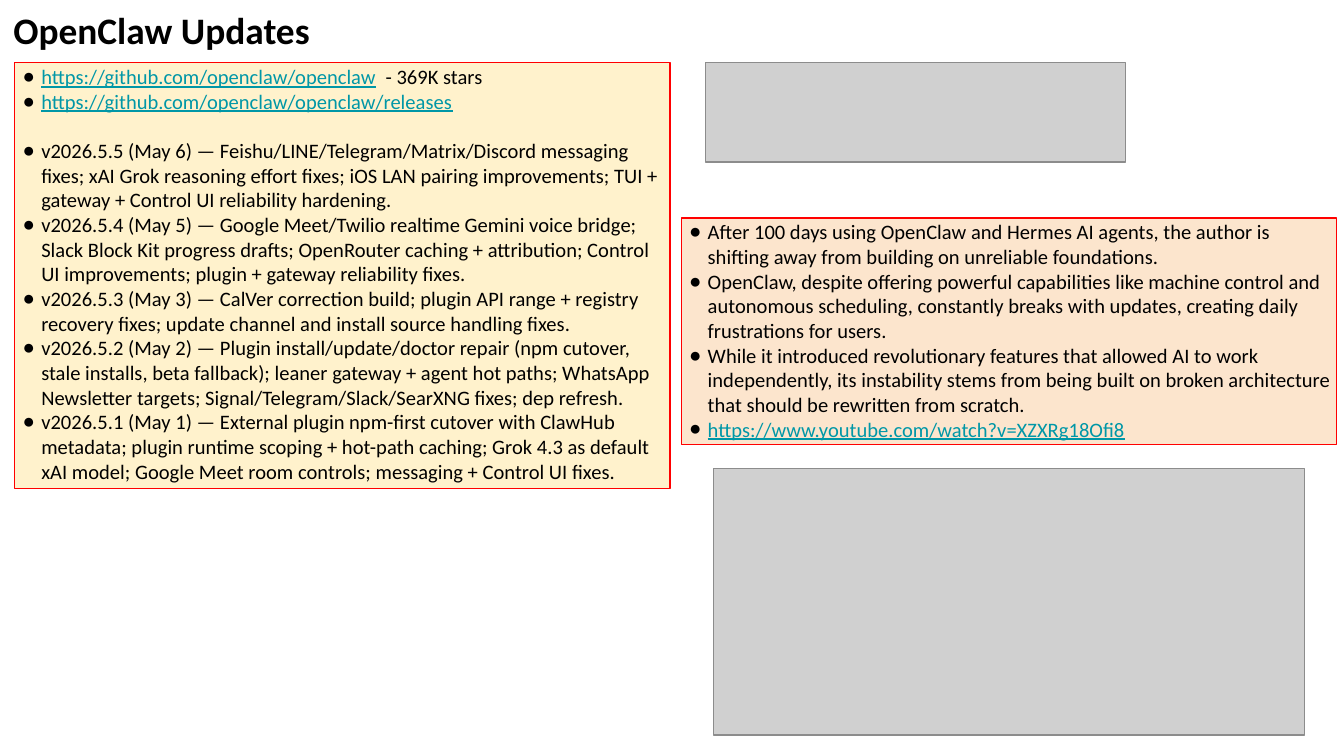
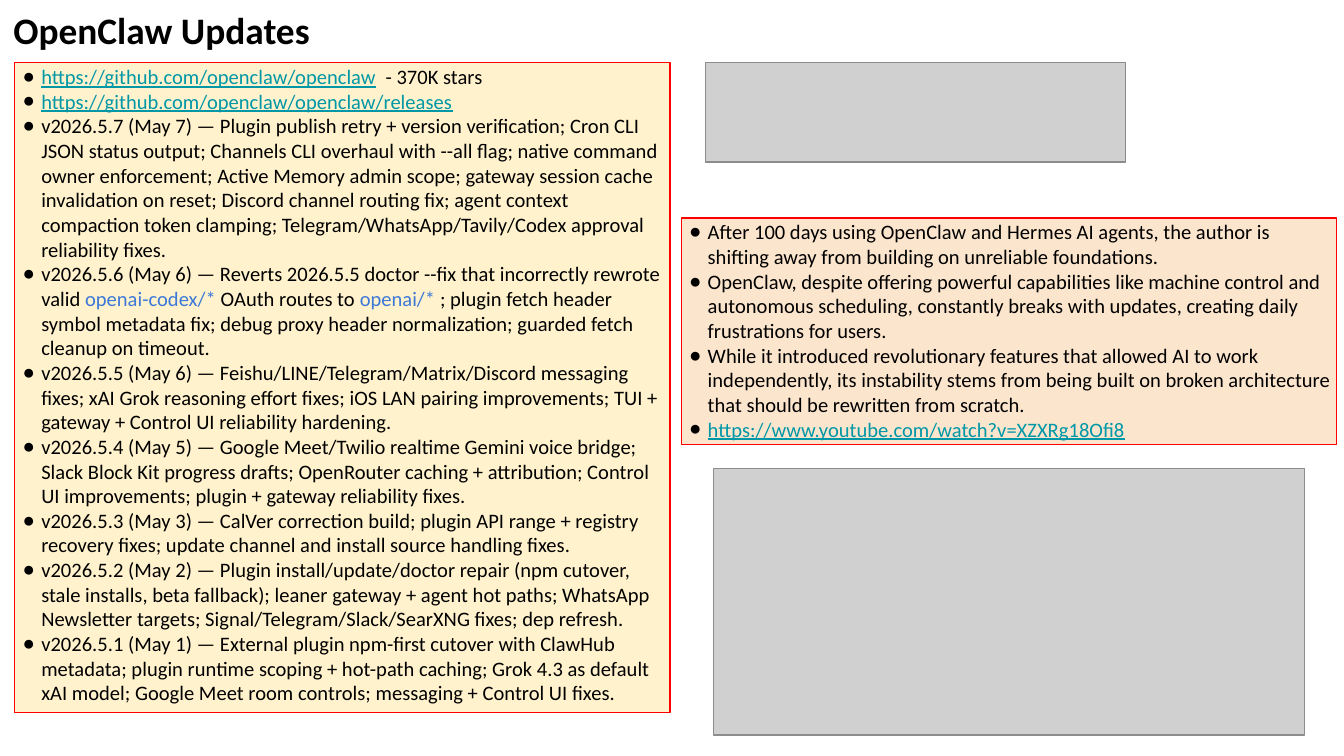
Before and after one commit to lselector/seminar, a slide deck: slide 10 of 2026/2026-05-08-AI-Updates.pptx (slide 7 before the commit). Drawn at 1344x756 pixels with LibreOffice and Linux fonts; fonts in the diff are those of the drawing; grey boxes stand for pictures. Boxes give left, top, right and bottom in pixels: in the first picture for what was removed or moved away, otherwise in the second. Text is boxed around its words. In the diff, an @@ line names an element or a change of style, - is before the commit and + after.

```diff
--- a/2026/2026-05-08-AI-Updates.pptx
+++ b/2026/2026-05-08-AI-Updates.pptx
@@ rectangle "https://github.com/openclaw/openclaw - 370K stars": place and size @@
-rectangle "https://github.com/openclaw/openclaw - 370K stars" at [15, 63, 671, 489]
+rectangle "https://github.com/openclaw/openclaw - 370K stars" at [15, 63, 671, 712]
@@ text in rectangle at [41, 69, 482, 88]: text changed @@
-● https://github.com/openclaw/openclaw - 369K stars
+● https://github.com/openclaw/openclaw - 370K stars
@@ text in rectangle at [41, 118, 659, 359]: paragraphs added @@
+● v2026.5.7 (May 7) — Plugin publish retry + version verification; Cron CLI JSON status output; Channels CLI overhaul with --all flag; native command owner enforcement; Active Memory admin scope; gateway session cache invalidation on reset; Discord channel routing fix; agent context compaction token clamping; Telegram/WhatsApp/Tavily/Codex approval reliability fixes.
+● v2026.5.6 (May 6) — Reverts 2026.5.5 doctor --fix that incorrectly rewrote valid openai-codex/* OAuth routes to openai/* ; plugin fetch header symbol metadata fix; debug proxy header normalization; guarded fetch cleanup on timeout.
```
Also in this commit, not shown: 11 other slides changed, 3 slides added.
